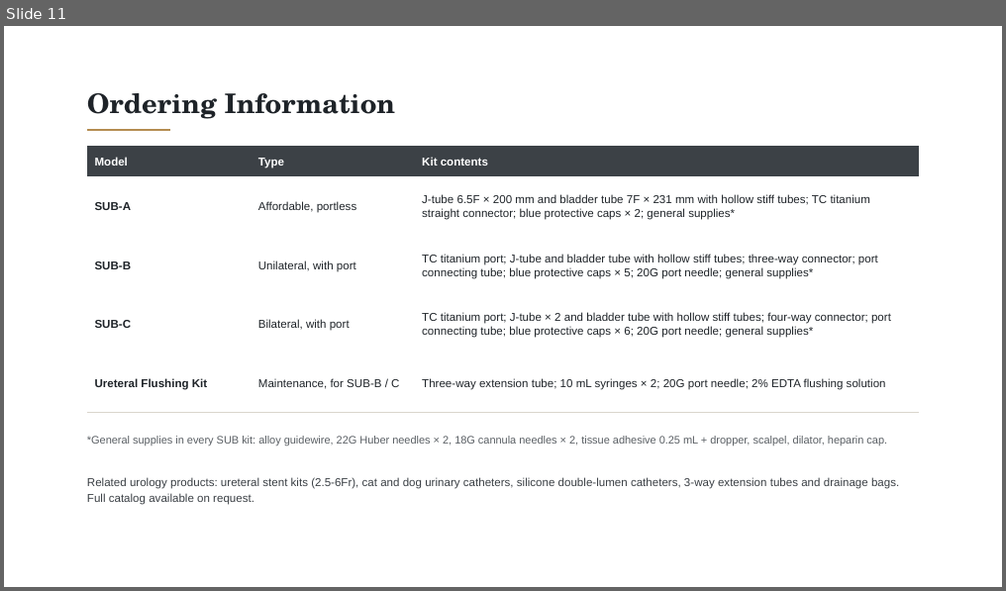
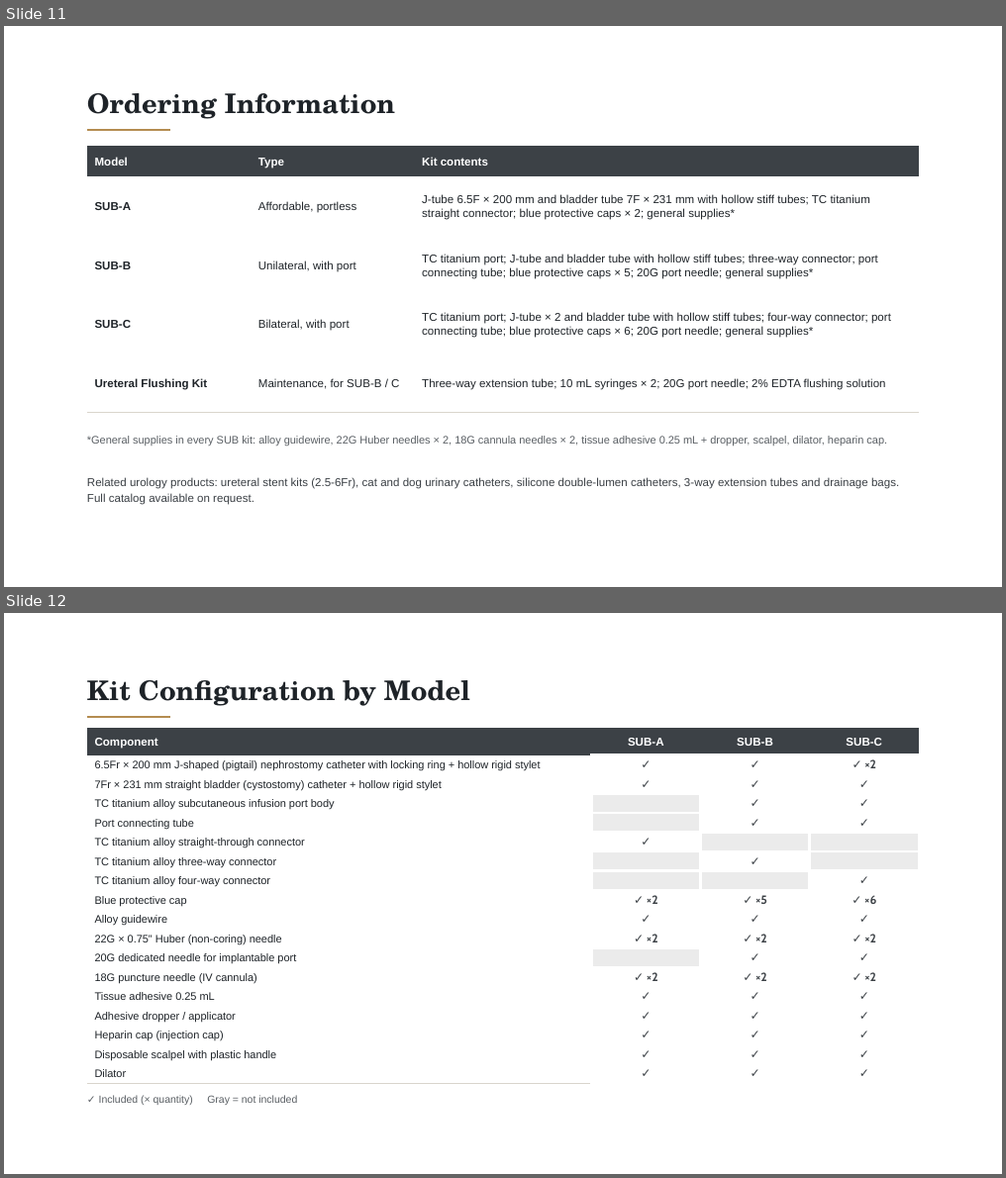
Before and after one commit to pikrosart-jpg/Material, a slide deck: Feline_SUB_System_Introduction_v72.pptx. Shown one above the other, each under a label of ours: slide 11 before the commit, slides 11 and 12 after it. The pictures are 1006x591 and 1006x1178 pixels, drawn with LibreOffice and Linux fonts; fonts in the diff are those of the drawing. Boxes give left, top, right and bottom in pixels: in the first picture for what was removed or moved away, otherwise in the second. Text is boxed around its words. In the diff, an @@ line names an element or a change of style, - is before the commit and + after.

```diff
--- a/Feline_SUB_System_Introduction_v72.pptx
+++ b/Feline_SUB_System_Introduction_v72.pptx
@@ slide 12 added at (4, 613, 1002, 1174), background #FFFFFF @@
@@ text added at (87, 680, 470, 706), 26 pt, text #1E2328, bold @@
+Kit Configuration by Model
@@ line added from (87, 717) to (170, 717), #B48C50 2 pt @@
@@ table added at (87, 728, 920, 1084), 18 rows, 4 columns @@
+Component | SUB-A | SUB-B | SUB-C
+6.5Fr × 200 mm J-shaped (pigtail) nephrostomy catheter with locking ring + hollow rigid stylet | ✓ | ✓ | ✓ ×2
+7Fr × 231 mm straight bladder (cystostomy) catheter + hollow rigid stylet | ✓ | ✓ | ✓
+TC titanium alloy subcutaneous infusion port body |  | ✓ | ✓
+Port connecting tube |  | ✓ | ✓
+TC titanium alloy straight-through connector | ✓ |  | 
+TC titanium alloy three-way connector |  | ✓ | 
+TC titanium alloy four-way connector |  |  | ✓
+Blue protective cap | ✓ ×2 | ✓ ×5 | ✓ ×6
+Alloy guidewire | ✓ | ✓ | ✓
+22G × 0.75" Huber (non-coring) needle | ✓ ×2 | ✓ ×2 | ✓ ×2
+20G dedicated needle for implantable port |  | ✓ | ✓
+18G puncture needle (IV cannula) | ✓ ×2 | ✓ ×2 | ✓ ×2
+Tissue adhesive 0.25 mL | ✓ | ✓ | ✓
+Adhesive dropper / applicator | ✓ | ✓ | ✓
+Heparin cap (injection cap) | ✓ | ✓ | ✓
+Disposable scalpel with plastic handle | ✓ | ✓ | ✓
+Dilator | ✓ | ✓ | ✓
@@ text added at (99, 1095, 297, 1105), 10 pt, text #5A5F64 @@
+✓ Included (× quantity) Gray = not included
```
